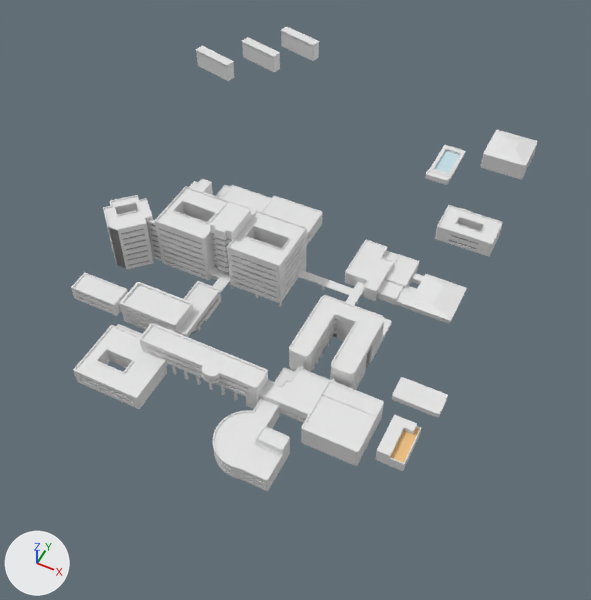
Renders of the glTF model public/kyutech_map.glb from each side of a commit.
The view is the same before and after, from a 50 mm lens placed at (168.0, -253.0, 331.0), pointed at (28.0, 28.0, -21.0). The axes (+X, +Y, +Z) are drawn at lower left. The lights are the same throughout. Where no turn or scale is listed for an object, it has been applied to the vertices.

In view in the first picture: '500人講義室', 'スチューデント・レジデンス', 'スチューデント・レジデンス1', '共通教育研究棟', '図書館', '情報基盤センター', '研究棟東', '研究棟西', '研究管理棟', '福利棟', '総合研究棟', '職員宿舎', '課外活動共用施設', '講義棟', '講義棟2'.
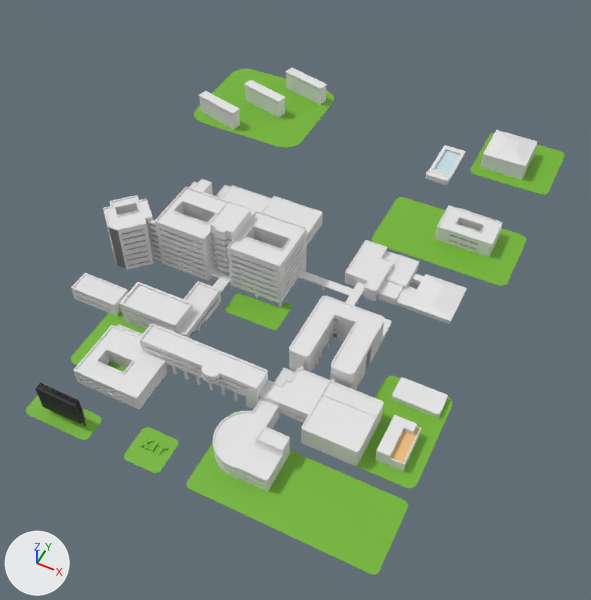
The change, as a diff of the scene's bpy script:
```diff
--- a/public/kyutech_map.glb.py
+++ b/public/kyutech_map.glb.py
@@ ob_スチューデント_レジデンス @@
 ob_スチューデント_レジデンス = bpy.data.objects.new('スチューデント・レジデンス', me_立方体_059)
-ob_スチューデント_レジデンス.location = (-59.6, 230.4, 6.5)
+ob_スチューデント_レジデンス.location = (-31.7, 183.8, 6.3)
@@ ob_スチューデント_レジデンス1 @@
 ob_スチューデント_レジデンス1 = bpy.data.objects.new('スチューデント・レジデンス1', me_立方体_058)
-ob_スチューデント_レジデンス1.location = (-78.1, 204.5, 6.5)
+ob_スチューデント_レジデンス1.location = (-50.2, 157.9, 6.3)
@@ ob_職員宿舎 @@
 ob_職員宿舎 = bpy.data.objects.new('職員宿舎', me_立方体_056)
-ob_職員宿舎.location = (-102.0, 180.0, 6.5)
+ob_職員宿舎.location = (-71.1, 132.7, 6.3)
@@ ob_共通教育研究棟 @@
 ob_共通教育研究棟 = bpy.data.objects.new('共通教育研究棟', me_立方体_006)
-ob_共通教育研究棟.location = (-2.4, -54.7, 12.4)
+ob_共通教育研究棟.location = (-2.4, -54.7, 12.2)
@@ ob_研究棟東 @@
 ob_研究棟東 = bpy.data.objects.new('研究棟東', me_立方体_062)
-ob_研究棟東.location = (16.5, 17.8, 5.5)
+ob_研究棟東.location = (16.5, 17.8, 5.3)
@@ ob_研究棟西 @@
 ob_研究棟西 = bpy.data.objects.new('研究棟西', me_立方体_036)
-ob_研究棟西.location = (-29.6, 19.9, 5.5)
+ob_研究棟西.location = (-29.6, 19.9, 5.3)
@@ ob_立方体_008 @@
+ob_立方体_008 = bpy.data.objects.new('立方体.008', me_立方体_124)  # 92 vertices, 180 faces; spans x -0.95..1.2, y -0.44..0.97, z -0.7..0.7; in mat_草緑 (green #73b630)
+ob_立方体_008.location = (18.8, -6.2, -0.2)
+ob_立方体_008.rotation_euler = (0.0, 0.0, 3.142)  # degrees (0, 0, 180)
+ob_立方体_008.scale = (-14.7, -14.7, -0.112)
@@ ob_立方体_007 @@
+ob_立方体_007 = bpy.data.objects.new('立方体.007', me_立方体_123)  # 56 vertices, 108 faces; spans x -1.4..1.33, y -1.38..1.35, z -1.37..1.37; in mat_草緑 (green #73b630)
+ob_立方体_007.location = (-28.7, -57.1, -0.2)
+ob_立方体_007.rotation_euler = (0.0, 0.0, 3.142)  # degrees (0, 0, 180)
+ob_立方体_007.scale = (-14.7, -14.7, -0.0674)
@@ ob_立方体_006 @@
+ob_立方体_006 = bpy.data.objects.new('立方体.006', me_立方体_122)  # 56 vertices, 108 faces; spans x -1.7..1.7, y -1.61..1.61, z -1.61..1.61; in mat_草緑 (green #73b630)
+ob_立方体_006.location = (110.0, 179.9, -0.2)
+ob_立方体_006.rotation_euler = (0.0, 0.0, 3.142)  # degrees (0, 0, 180)
+ob_立方体_006.scale = (-14.7, -14.7, -0.112)
@@ ob_立方体_005 @@
+ob_立方体_005 = bpy.data.objects.new('立方体.005', me_立方体_121)  # 56 vertices, 108 faces; spans x -2.74..2.78, y -1.43..1.65, z -1.53..1.53; in mat_草緑 (green #73b630)
+ob_立方体_005.location = (94.0, 92.0, -0.2)
+ob_立方体_005.rotation_euler = (0.0, 0.0, 3.142)  # degrees (0, 0, 180)
+ob_立方体_005.scale = (-14.7, -14.7, -0.0765)
@@ ob_立方体_004 @@
+ob_立方体_004 = bpy.data.objects.new('立方体.004', me_立方体_120)  # 56 vertices, 108 faces; spans x -1.82..0.61, y 3.26..7.03, z -1.0..1.0; in mat_草緑 (green #73b630)
+ob_立方体_004.location = (125.8, -115.3, -0.2)
+ob_立方体_004.rotation_euler = (0.0, 0.0, 3.142)  # degrees (0, 0, 180)
+ob_立方体_004.scale = (-14.7, -14.7, -0.112)
@@ ob_立方体_003 @@
+ob_立方体_003 = bpy.data.objects.new('立方体.003', me_立方体_088)  # 92 vertices, 180 faces; spans x -47.0..47.0, y -23.1..23.1, z -0.1..0.1; in mat_草緑 (green #73b630)
+ob_立方体_003.location = (88.2, -88.4, -0.2)
@@ ob_立方体_002 @@
+ob_立方体_002 = bpy.data.objects.new('立方体.002', me_立方体_073)  # 56 vertices, 108 faces; spans x -0.99..1.01, y -0.81..0.97, z -1.0..1.0; in mat_草緑 (green #73b630)
+ob_立方体_002.location = (-63.1, 158.8, -0.2)
+ob_立方体_002.rotation_euler = (0.0, 0.0, 3.142)  # degrees (0, 0, 180)
+ob_立方体_002.scale = (-40.2, -40.2, -0.133)
@@ ob_立方体_001 @@
+ob_立方体_001 = bpy.data.objects.new('立方体.001', me_立方体_070)  # 64 vertices, 124 faces; spans x -1.0..1.0, y -1.0..1.0, z -1.0..1.0; in mat_草緑 (green #73b630)
+ob_立方体_001.location = (17.6, -102.0, -0.1)
+ob_立方体_001.rotation_euler = (0.0, 0.0, 3.142)  # degrees (0, 0, 180)
+ob_立方体_001.scale = (-9.92, -9.92, -0.0759)
@@ ob_立方体 @@
+ob_立方体 = bpy.data.objects.new('立方体', me_立方体_067)  # 64 vertices, 124 faces; spans x -18.5..18.5, y -7.4..7.4, z 0.0; in mat_草緑 (green #73b630)
+ob_立方体.location = (-30.7, -104.8, -0.1)
@@ ob_看板裏 @@
+ob_看板裏 = bpy.data.objects.new('看板裏', me_立方体_119)  # a box spanning x -11.1..11.1, y -0.2..0.2, z -7.5..7.5; in mat_material_004 (grey #969696)
+ob_看板裏.location = (-28.8, -103.6, 11.6)
@@ ob_看板表 @@
+ob_看板表 = bpy.data.objects.new('看板表', me_立方体_034)  # 12 vertices, 20 faces; spans x -11.1..11.1, y -0.2..1.2, z -7.5..7.5; in mat_マテリアル_004 (black #191c1f)
+ob_看板表.location = (-28.8, -107.1, 11.6)
@@ ob_テキスト_001 @@
+ob_テキスト_001 = bpy.data.objects.new('テキスト.001', me_テキスト_001)  # 16 vertices, 28 faces; spans x -0.38..4.0, y -0.48..4.57, z -0.39..0.39; in mat_草緑 (green #73b630)
+ob_テキスト_001.location = (20.1, -102.3, 0.3)
@@ ob_テキスト @@
+ob_テキスト = bpy.data.objects.new('テキスト', me_テキスト)  # 30 vertices, 52 faces; spans x -0.03..7.13, y -0.48..4.57, z -0.39..0.39; in mat_草緑 (green #73b630)
+ob_テキスト.location = (11.8, -102.3, 0.3)
```

What differs and where, as boxes [x1, y1, x2, y2] in the pictures (591 x 600 px):
'立方体.003', added (green)
    after: [186, 411, 408, 575]
'立方体.005', added (green)
    after: [372, 197, 526, 286]
'研究棟東', moved
    both: [227, 210, 307, 303]
'立方体.002', added (green)
    after: [194, 69, 334, 148]
'共通教育研究棟', moved
    before: [139, 323, 268, 408]
    after: [139, 324, 268, 409]
'研究棟西', moved
    before: [155, 186, 228, 280]
    after: [155, 187, 228, 281]
'立方体.004', added (green)
    after: [356, 376, 453, 488]
'立方体.006', added (green)
    after: [470, 133, 565, 195]
'スチューデント・レジデンス', moved
    before: [280, 27, 320, 61]
    after: [286, 68, 327, 105]
'スチューデント・レジデンス1', moved
    before: [241, 37, 280, 72]
    after: [244, 80, 286, 118]
'職員宿舎', moved
    before: [195, 46, 234, 81]
    after: [198, 91, 240, 130]
'立方体.001', added (green)
    after: [124, 427, 178, 473]
'立方体.008', added (green)
    after: [225, 293, 292, 330]
'立方体', added (green)
    after: [26, 395, 102, 440]
'立方体.007', added (green)
    after: [71, 312, 145, 372]
'看板表', added
    after: [35, 387, 82, 424]
'看板裏', added
    after: [41, 383, 85, 418]
'テキスト', added
    after: [140, 437, 159, 452]
'テキスト.001', added
    after: [157, 444, 168, 455]
